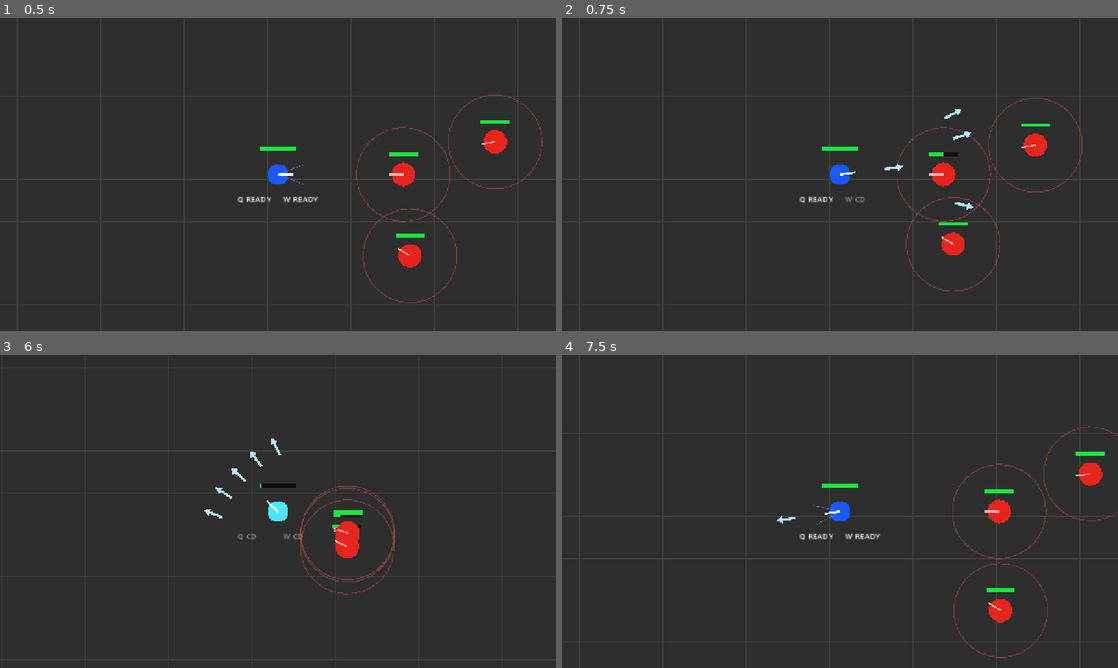
Above: before the commit, frames 1-4 (two rows, left to right).
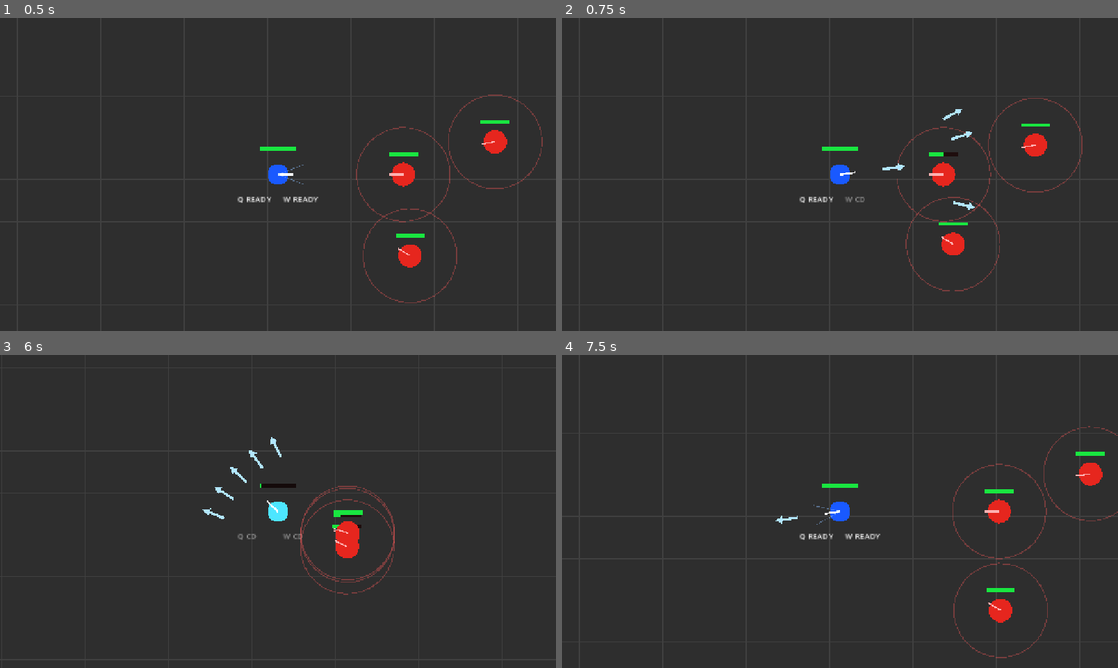
Above: after the commit, the same moments.

Repository: danyoon0760/last-archer
Game: Godot game, scene res://scenes/Main.tscn
Two runs of this game, one before a commit and one after it. Both use one fixed random seed, a clock stepped at 60 frames per second and the inputs below.
Inputs (mouse positions are in pixels of both pictures, inside the frame that each line leads up to):
- Up to frame 1 (0.5 s): no input
- Up to frame 2 (0.75 s): tap Enter at 0.5 s; move the mouse to (962, 158) at 0.52 s; hold W from 0.53 s (still down); tap R at 0.6 s; click (962, 158) at 0.67 s
- Up to frame 3 (6 s): move the mouse to (166, 527) at 1.27 s; release W at 1.28 s; tap E at 1.35, 3.6, 5.85 s; move the mouse to (333, 442) at 2.02 s; hold W 2.03-3.53 s; tap Q at 2.1, 4.35 s; move the mouse to (250, 574) at 2.77 s; tap R at 2.85, 5.1 s; click (250, 574) at 2.92 s; move the mouse to (444, 558) at 3.52 s; move the mouse to (111, 464) at 4.27 s; tap Space at 5 s; move the mouse to (305, 511) at 5.02 s; click (305, 511) at 5.17 s; tap Enter at 5.75 s; move the mouse to (194, 433) at 5.77 s; hold W from 5.78 s (still down)
- Up to frame 4 (7.5 s): keep holding W; move the mouse to (962, 495) at 6.52 s; tap Q at 6.6 s; tap Space at 7.25 s; move the mouse to (728, 527) at 7.27 s; tap R at 7.35 s; click (728, 527) at 7.42 s

Frame 1 is identical in both runs. In frame 2, less than 0.1% of the frame differs, in the area x 57-75%, y 29-62%; in frame 3, less than 0.1%, in the area x 36-51%, y 26-53%; in frame 4, less than 0.1%.

Commit message:
Add configurable arrow projectile stats

Diff:
--- a/scripts/arrow.gd
+++ b/scripts/arrow.gd
@@ -3,14 +3,36 @@
 @export var speed: float = 850.0
 @export var damage: int = 25
 @export var lifetime: float = 1.3
+@export var pierce_count: int = 0
+@export var arrow_color: Color = Color(0.7, 0.9, 1.0)
+@export var arrow_width: float = 4.0
+@export var arrow_length: float = 30.0
 
 var direction: Vector2 = Vector2.RIGHT
 var age: float = 0.0
+var hit_bodies: Array[Node] = []
 
-func setup(start_position: Vector2, shoot_direction: Vector2) -> void:
+func setup(start_position: Vector2, shoot_direction: Vector2, custom_damage: int = -1, custom_speed: float = -1.0, custom_lifetime: float = -1.0, custom_pierce_count: int = -1, custom_color: Color = Color(-1, -1, -1), custom_width: float = -1.0, custom_length: float = -1.0) -> void:
 	global_position = start_position
 	direction = shoot_direction.normalized()
 	rotation = direction.angle()
+
+	if custom_damage >= 0:
+		damage = custom_damage
+	if custom_speed > 0.0:
+		speed = custom_speed
+	if custom_lifetime > 0.0:
+		lifetime = custom_lifetime
+	if custom_pierce_count >= 0:
+		pierce_count = custom_pierce_count
+	if custom_color.r >= 0.0:
+		arrow_color = custom_color
+	if custom_width > 0.0:
+		arrow_width = custom_width
+	if custom_length > 0.0:
+		arrow_length = custom_length
+
+	queue_redraw()
 
 func _physics_process(delta: float) -> void:
 	global_position += direction * speed * delta
@@ -19,15 +41,22 @@
 		queue_free()
 
 func _on_body_entered(body: Node) -> void:
+	if hit_bodies.has(body):
+		return
 	if body.has_method("take_damage"):
+		hit_bodies.append(body)
 		body.take_damage(damage)
-		queue_free()
+		if pierce_count > 0:
+			pierce_count -= 1
+		else:
+			queue_free()
 
 func _draw() -> void:
 	# Temporary arrow placeholder.
 	# Later, this will become a pixel arrow sprite.
-	draw_line(Vector2(-12, 0), Vector2(14, 0), Color(0.7, 0.9, 1.0), 4.0)
+	var half_length: float = arrow_length / 2.0
+	draw_line(Vector2(-half_length, 0), Vector2(half_length, 0), arrow_color, arrow_width)
 	draw_polygon(
-		PackedVector2Array([Vector2(18, 0), Vector2(8, -6), Vector2(8, 6)]),
-		PackedColorArray([Color(0.7, 0.9, 1.0)])
+		PackedVector2Array([Vector2(half_length + 5.0, 0), Vector2(half_length - 6.0, -6), Vector2(half_length - 6.0, 6)]),
+		PackedColorArray([arrow_color])
 	)
